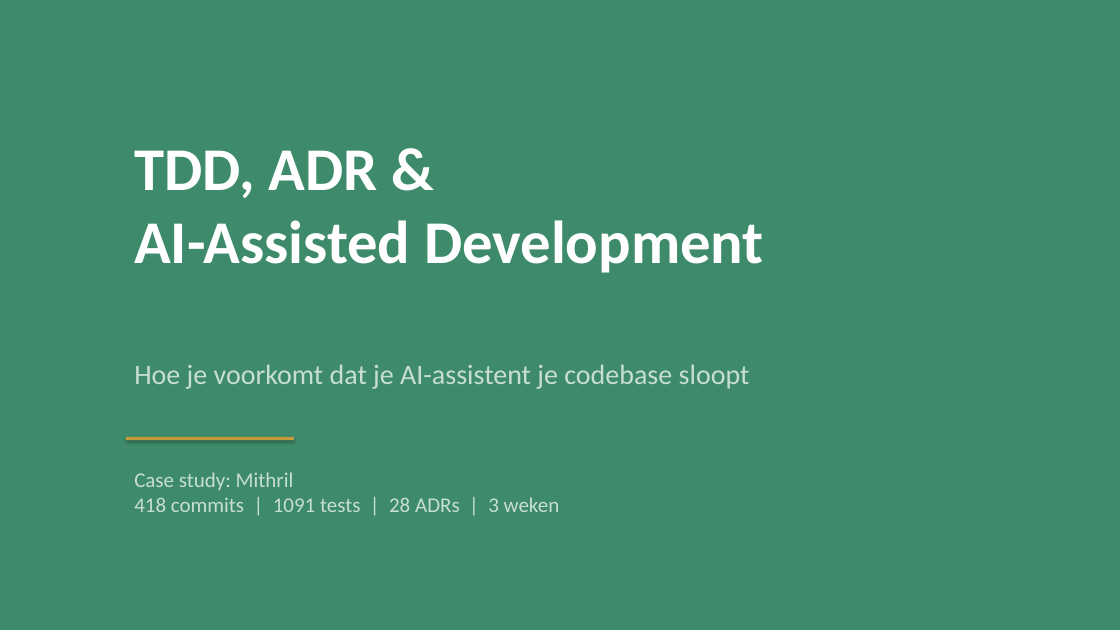
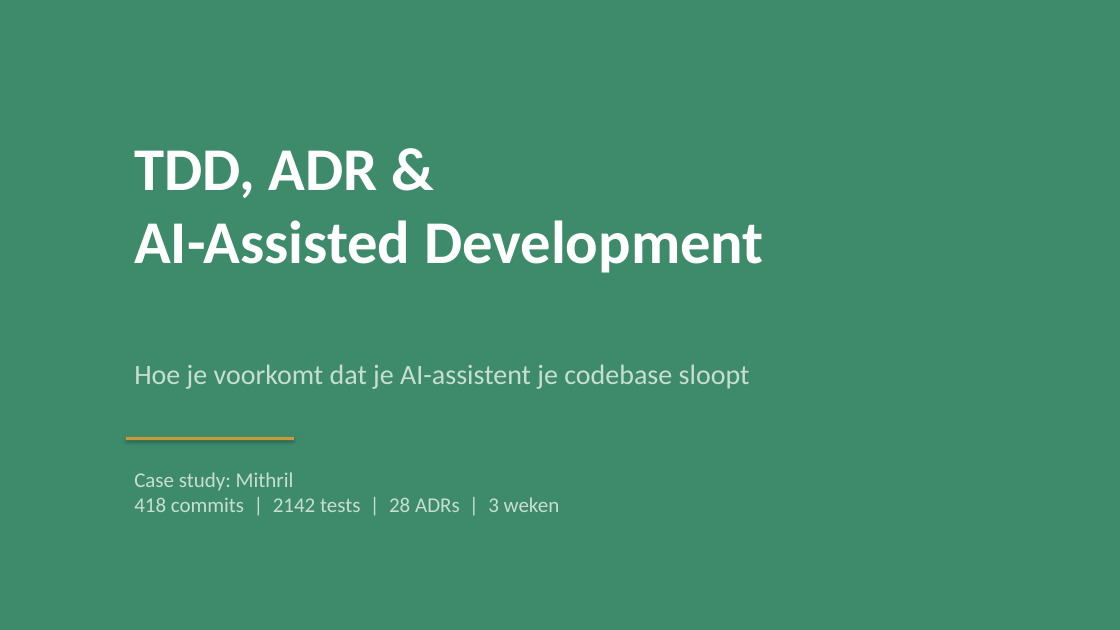
Before and after one commit to lengthofrope/mithril, a slide deck: slide 1 of docs/workshop-tdd-adr-ai-assisted-development.pptx. Drawn at 1120x630 pixels with LibreOffice and Linux fonts; fonts in the diff are those of the drawing. Boxes give left, top, right and bottom in pixels: in the first picture for what was removed or moved away, otherwise in the second. Text is boxed around its words. In the diff, an @@ line names an element or a change of style, - is before the commit and + after.

Commit message:
Updated PPTX

```diff
--- a/docs/workshop-tdd-adr-ai-assisted-development.pptx
+++ b/docs/workshop-tdd-adr-ai-assisted-development.pptx
@@ text at <box>134,472,560,512</box>: text changed @@
-Case study: Mithril
-418 commits | 1091 tests | 28 ADRs | 3 weken
+Case study: Mithril
+418 commits | 2142 tests | 28 ADRs | 3 weken
```
Also in this commit, not shown: 1 other slide changed, 2 slides added, 2 other files.
